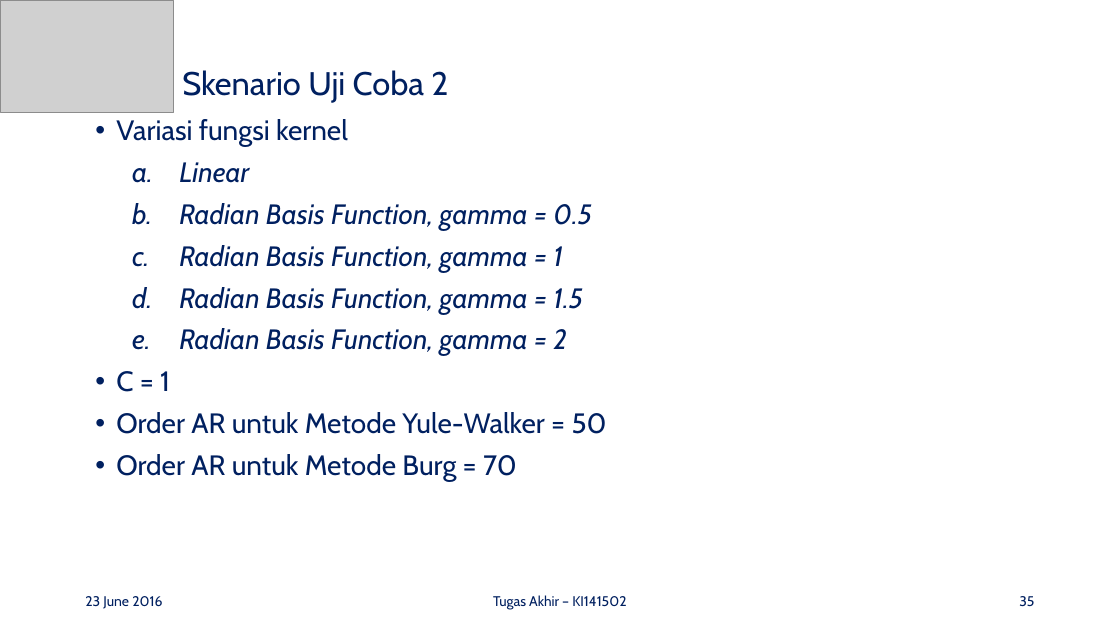
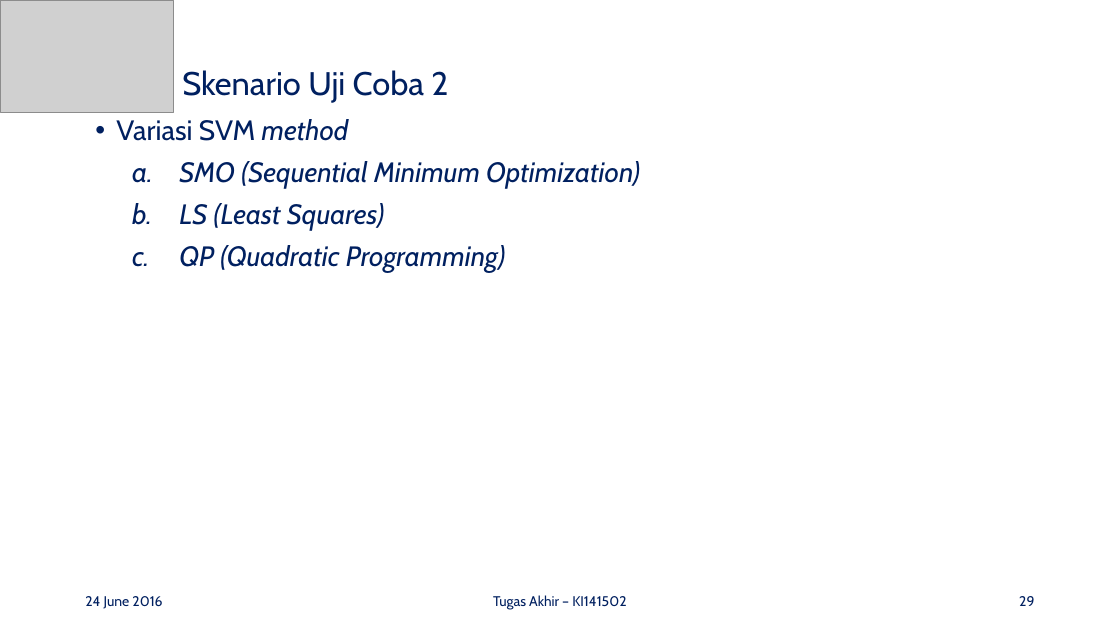
Before and after one commit to mustofa27/tugasAkhir, a slide deck: slide 29 of Bismillah Buku TA/Presentasi-TA_Ahmad-Mustofa_5112100100.pptx (slide 35 before the commit). Drawn at 1120x630 pixels with LibreOffice and Linux fonts; fonts in the diff are those of the drawing; grey boxes stand for pictures. Boxes give left, top, right and bottom in pixels: in the first picture for what was removed or moved away, otherwise in the second. Text is boxed around its words. In the diff, an @@ line names an element or a change of style, - is before the commit and + after.

```diff
--- a/Bismillah Buku TA/Presentasi-TA_Ahmad-Mustofa_5112100100.pptx
+++ b/Bismillah Buku TA/Presentasi-TA_Ahmad-Mustofa_5112100100.pptx
@@ text at (116, 119, 640, 272): text changed @@
-• Variasi fungsi kernel
-a. Linear
-b. Radian Basis Function, gamma = 0.5
-c. Radian Basis Function, gamma = 1
-d. Radian Basis Function, gamma = 1.5
-e. Radian Basis Function, gamma = 2
-• C = 1
-• Order AR untuk Metode Yule-Walker = 50
-• Order AR untuk Metode Burg = 70
+• Variasi SVM method
+a. SMO (Sequential Minimum Optimization)
+b. LS (Least Squares)
+c. QP (Quadratic Programming)
@@ text at (85, 596, 162, 609): text changed @@
-23 June 2016
+24 June 2016
@@ page number at (1019, 596, 1034, 606): text changed @@
-35
+29
```
Also in this commit, not shown: 42 other slides changed, 1 slide added, 16 slides removed, 14 other files.
